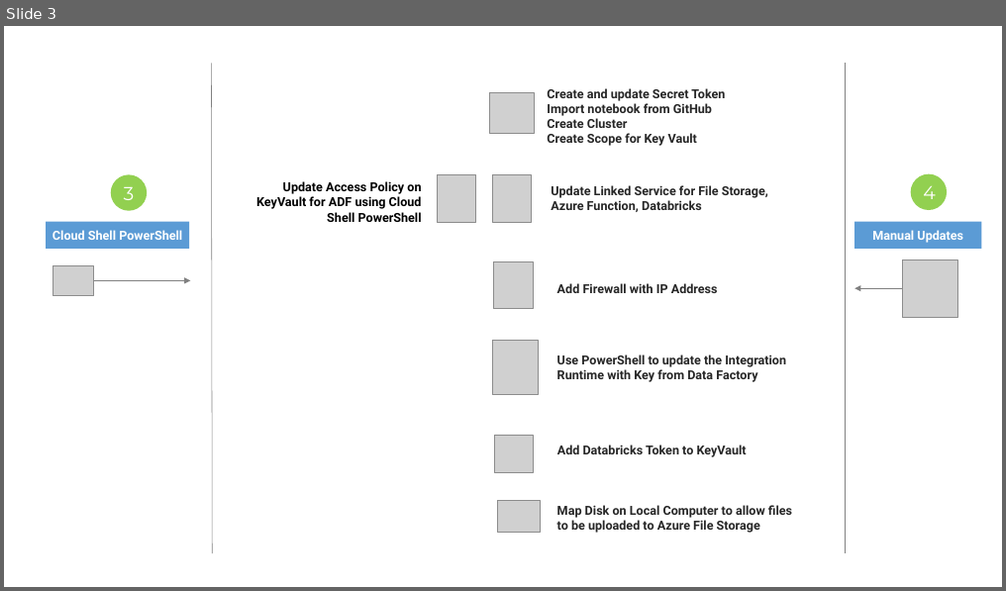
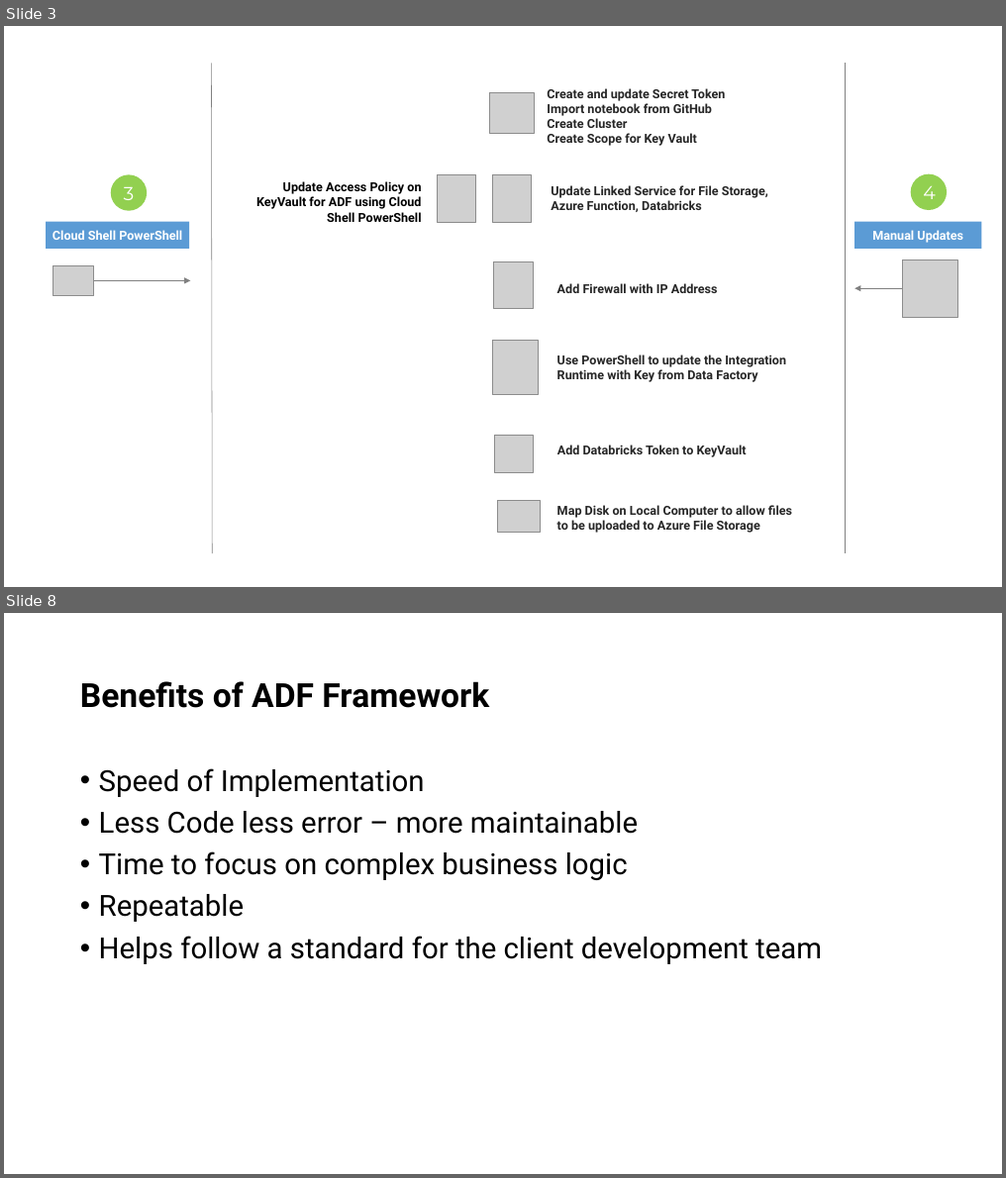
Before and after one commit to rahulunlimited/adflab, a slide deck: docs/ADFLab Design Pattern.pptx. Shown one above the other, each under a label of ours: slide 3 before the commit, slides 3 and 8 after it; the slides between them are not shown. The pictures are 1006x591 and 1006x1178 pixels, drawn with LibreOffice and Linux fonts; fonts in the diff are those of the drawing; grey boxes stand for pictures. Boxes give left, top, right and bottom in pixels: in the first picture for what was removed or moved away, otherwise in the second. Text is boxed around its words. In the diff, an @@ line names an element or a change of style, - is before the commit and + after.

```diff
--- a/docs/ADFLab Design Pattern.pptx
+++ b/docs/ADFLab Design Pattern.pptx
@@ slide 8 added at [4, 613, 1002, 1174], background #FFFFFF @@
@@ title added at [80, 681, 489, 708], 32 pt, text #000000, bold @@
+Benefits of ADF Framework
@@ text added at [99, 768, 822, 964], 28 pt, text #000000 @@
+• Speed of Implementation
+• Less Code less error – more maintainable
+• Time to focus on complex business logic
+• Repeatable
+• Helps follow a standard for the client development team
```
Also in this commit, not shown: 1 slide changed, 3 other slides added.
